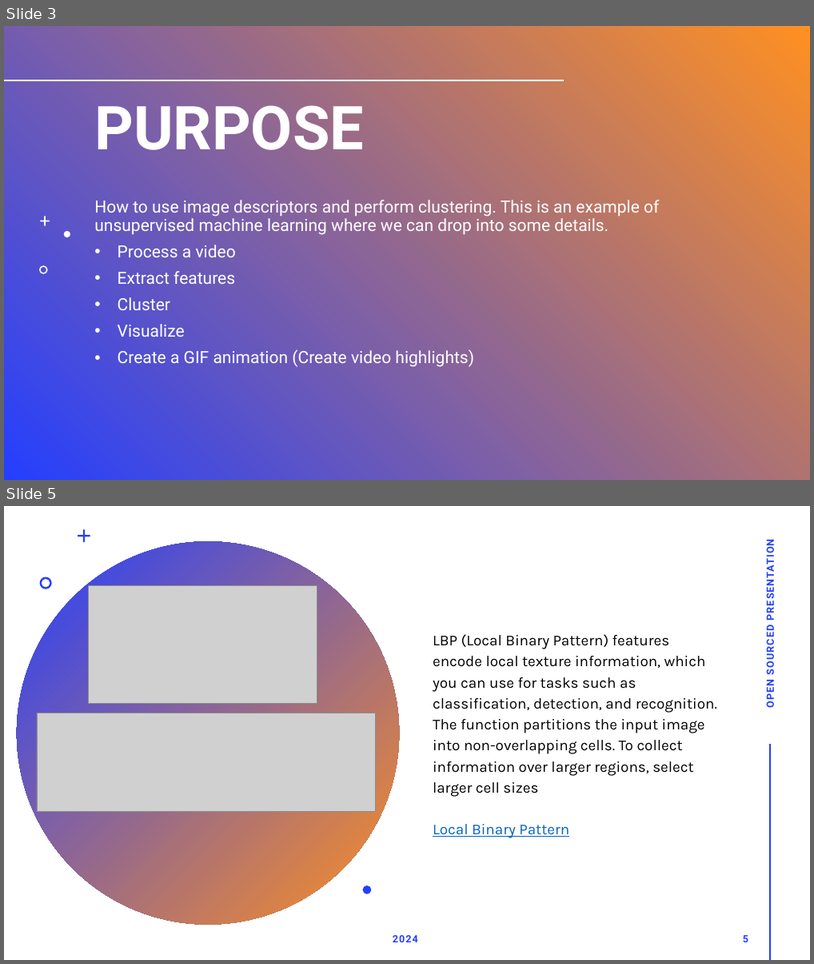
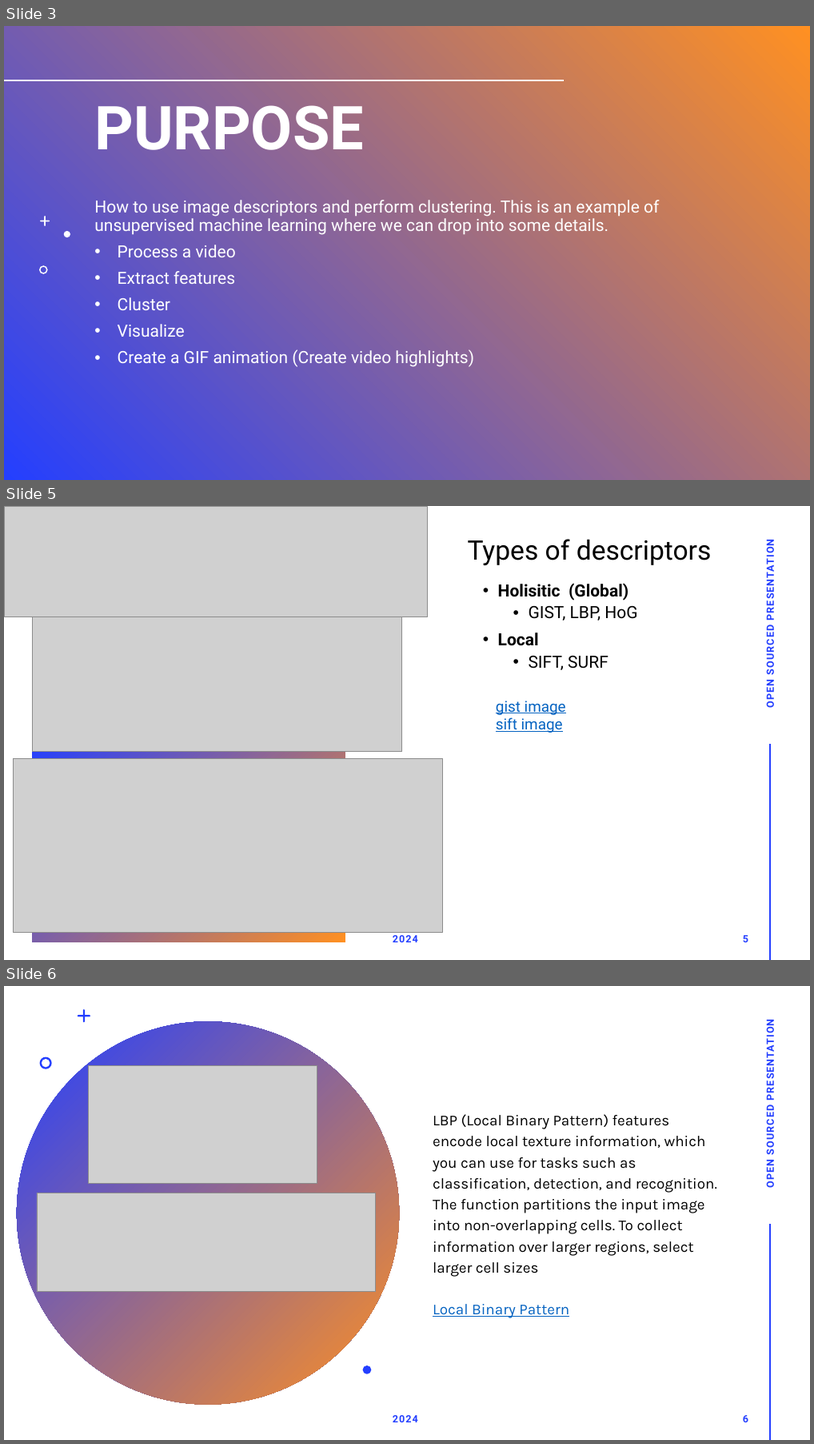
Before and after one commit to wajihullahbaig/talks, a slide deck: Video Clustering using image descriptors.pptx. Shown one above the other, each under a label of ours: slides 3 and 5 before the commit, slides 3, 5 and 6 after it; the slides between them are not shown. The pictures are 814x964 and 814x1444 pixels, drawn with LibreOffice and Linux fonts; fonts in the diff are those of the drawing; grey boxes stand for pictures; background and template pictures are left out. Boxes give left, top, right and bottom in pixels: in the first picture for what was removed or moved away, otherwise in the second. Text is boxed around its words. In the diff, an @@ line names an element or a change of style, - is before the commit and + after.

Commit message:
Updated PPT with more details on descriptors
Plots and update GIF added

```diff
--- a/Video Clustering using image descriptors.pptx
+++ b/Video Clustering using image descriptors.pptx
@@ slide 5 added at (x1=4, y1=506, x2=810, y2=960), background #FFFFFF; not listed: 1 template element that a slide beside it also shows @@
@@ picture added at (x1=4, y1=506, x2=427, y2=616) @@
@@ rectangle added at (x1=78, y1=523, x2=392, y2=724), fill gradient #243FFF to #FF9022 @@
@@ title added at (x1=468, y1=539, x2=712, y2=565), 32 pt, text #000000 @@
+Types of descriptors
@@ text added at (x1=764, y1=547, x2=778, y2=707), 12 pt, text #243FFF, bold @@
+OPEN SOURCED PRESENTATION
@@ text added at (x1=498, y1=583, x2=638, y2=670), 20 pt, text #000000, bold @@
+• Holisitic (Global)
+  • GIST, LBP, HoG
+• Local
+  • SIFT, SURF
@@ picture added at (x1=32, y1=616, x2=402, y2=752) @@
@@ text added at (x1=496, y1=700, x2=566, y2=732), 18 pt, text #0563C1, underline @@
+gist image
+sift image
@@ rectangle added at (x1=33, y1=740, x2=346, y2=942), fill gradient #243FFF to #FF9022 @@
@@ picture added at (x1=13, y1=758, x2=442, y2=932) @@
@@ text added at (x1=393, y1=935, x2=418, y2=942), 12 pt, text #243FFF, bold @@
+2024
@@ page number added at (x1=743, y1=935, x2=749, y2=942), 12 pt, text #243FFF, bold @@
+5
@@ what was slide 5 is now slide 6 @@
```
Also in this commit, not shown: 3 slides changed, 2 other slides added, 1 slide removed.
